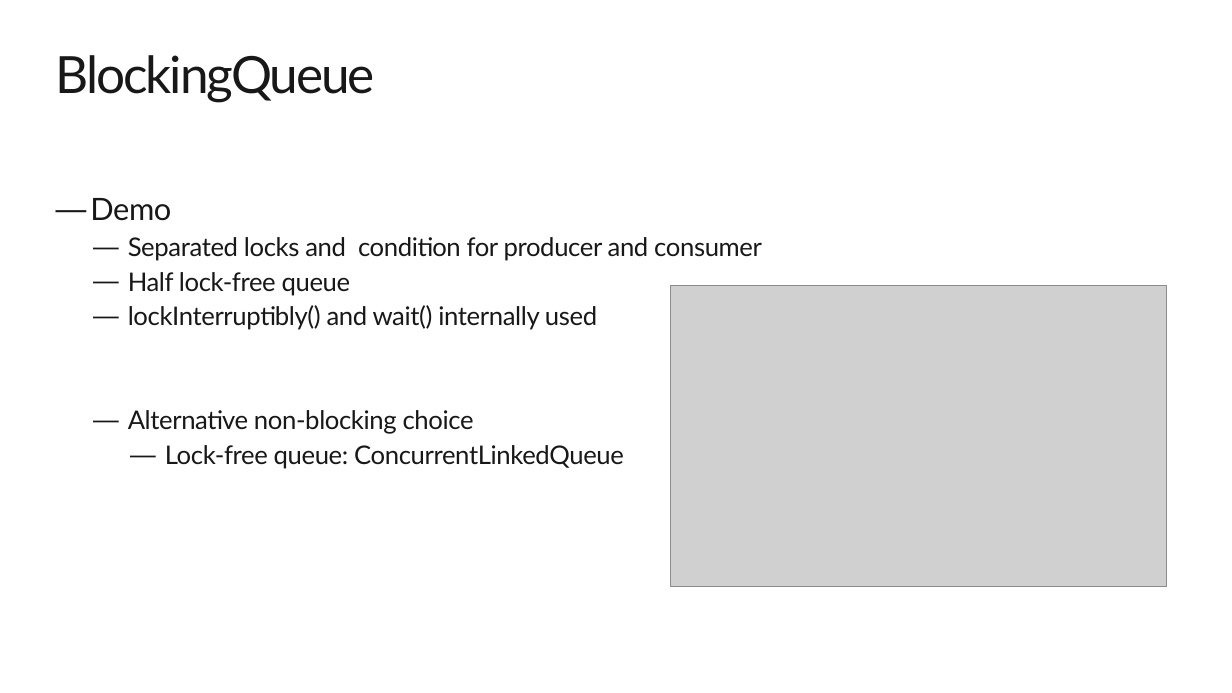
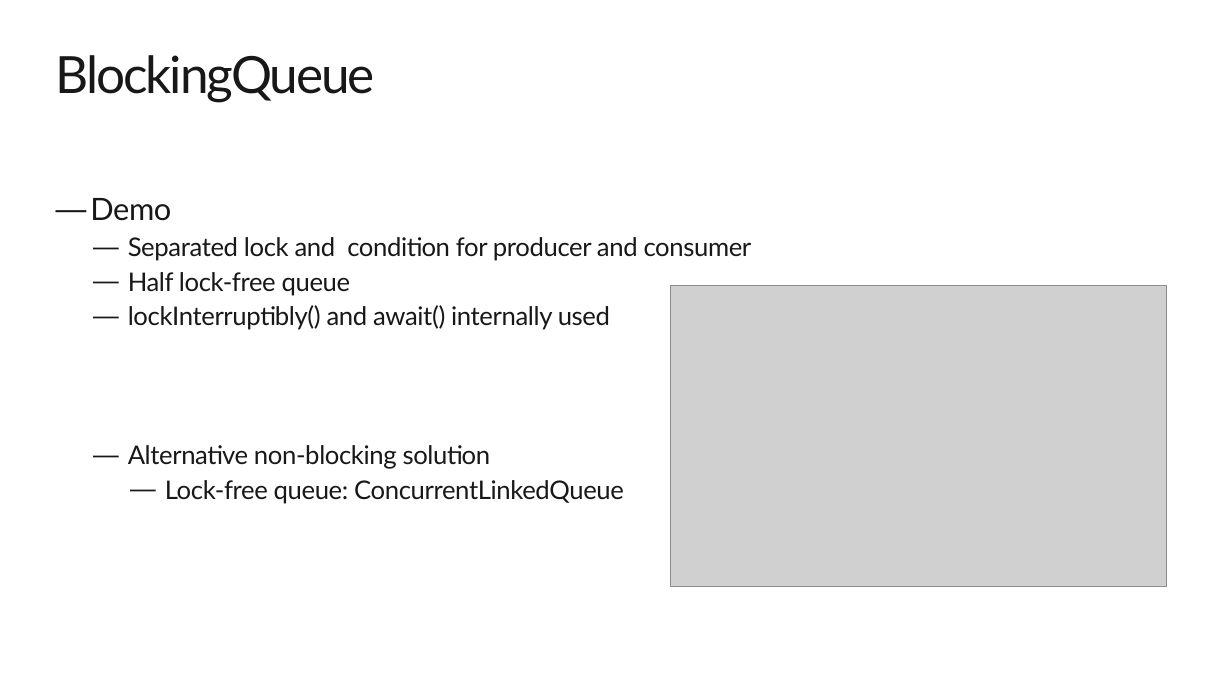
Before and after one commit to exiaoqu/ProducerConsumerProblemInJava, a slide deck: slide 26 of Producer and Consumer in Java.pptx (slide 28 before the commit). Drawn at 1232x693 pixels with LibreOffice and Linux fonts; fonts in the diff are those of the drawing; grey boxes stand for pictures; background and template pictures are left out. Boxes give left, top, right and bottom in pixels: in the first picture for what was removed or moved away, otherwise in the second. Text is boxed around its words. In the diff, an @@ line names an element or a change of style, - is before the commit and + after.

```diff
--- a/Producer and Consumer in Java.pptx
+++ b/Producer and Consumer in Java.pptx
@@ text at [128, 237, 752, 261]: text changed @@
-  — Separated locks and condition for producer and consumer
+  — Separated lock and condition for producer and consumer
@@ text at [128, 305, 610, 469]: text changed @@
-  — lockInterruptibly() and wait() internally used
-  — Alternative non-blocking choice
+  — lockInterruptibly() and await() internally used
+  — Alternative non-blocking solution
```
Also in this commit, not shown: 15 other slides changed, 4 slides added, 5 slides removed.
